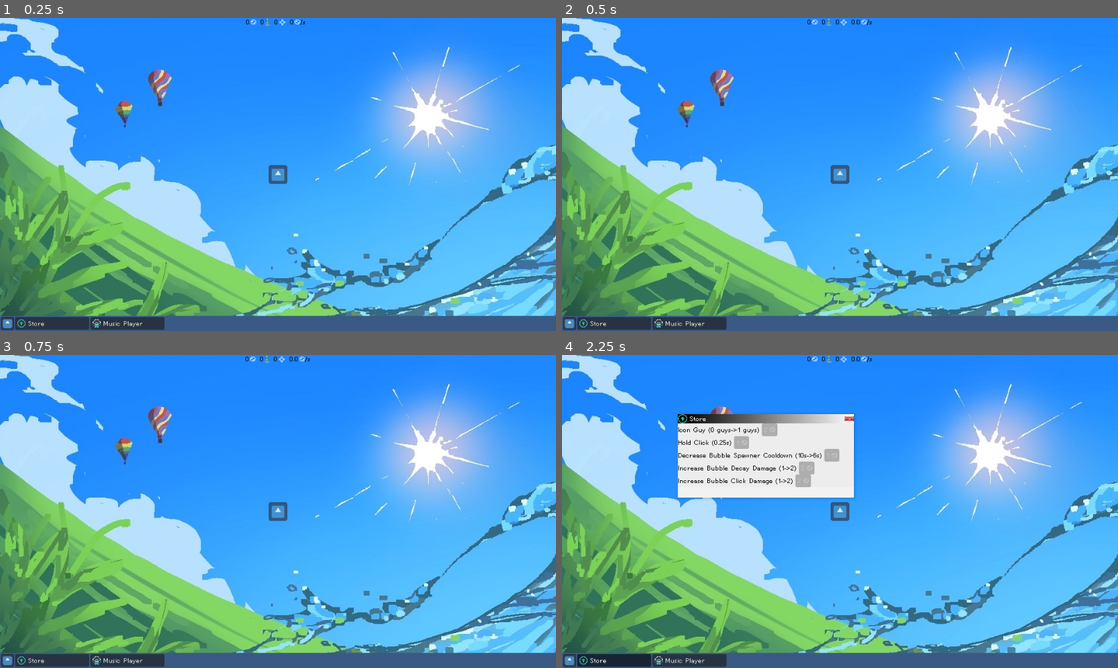
Above: before the commit, frames 1-4 (two rows, left to right).
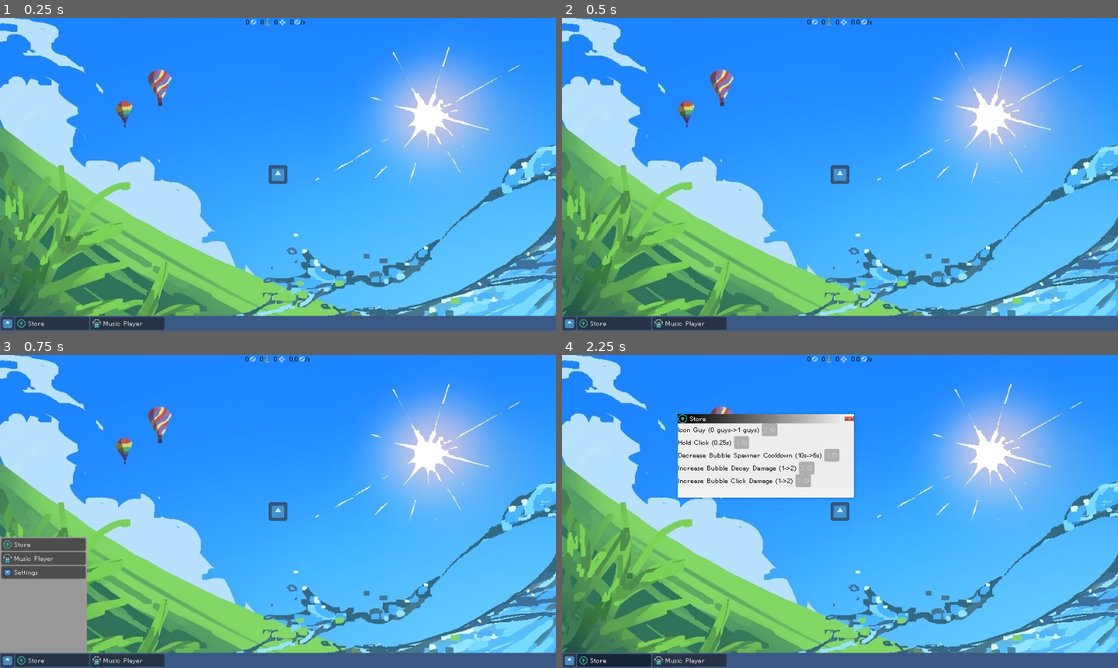
Above: after the commit, the same moments.

Repository: Kipuru/incremental-game
Game: Godot game, scene res://Game/Root/main_game.tscn
The game is run twice, just before and just after one commit, with the same random seed, the same clock (stepped at 60 frames per second) and the same inputs. The engine's default icon, where the game draws it, is replaced by a stand-in: a white triangle on a blue panel in a dark square.
Inputs (mouse positions are in pixels of both pictures, inside the frame that each line leads up to):
- Up to frame 1 (0.25 s): no input
- Up to frame 2 (0.5 s): no input
- Up to frame 3 (0.75 s): click (5, 661) at 0.52 s
- Up to frame 4 (2.25 s): click (567, 661) at 1.27 s; click "Store" at 2 s

Frames 1-2 are identical in both runs. In frame 3, 5.8% of the frame differs, in the area x 0-16%, y 58-96%; in frame 4, nothing differs.

Commit message:
Add launcher scene

Diff:
--- a/Game/Root/main_game.tscn
+++ b/Game/Root/main_game.tscn
@@ -6,12 +6,13 @@
 [ext_resource type="PackedScene" uid="uid://do42kuyyeioyq" path="res://Game/Gameplay/bubble_spawner.tscn" id="4_yboij"]
 [ext_resource type="Script" uid="uid://dewqnicnf7cl2" path="res://Game/Root/bubbles.gd" id="5_nrt6e"]
 [ext_resource type="PackedScene" uid="uid://ccdqkc2ixgwur" path="res://Game/Windows/window.tscn" id="5_ruc4l"]
-[ext_resource type="PackedScene" uid="uid://rvnyestc2j4k" path="res://Game/UI/Taskbar/taskbar.tscn" id="6_nqh8o"]
+[ext_resource type="PackedScene" uid="uid://rvnyestc2j4k" path="res://Game/UI/Overlay/taskbar.tscn" id="6_nqh8o"]
 [ext_resource type="Theme" uid="uid://bemb8kxvmmngc" path="res://Themes/currency_display_theme.tres" id="7_u8lh5"]
 [ext_resource type="Script" uid="uid://c7858gva6v2da" path="res://Game/UI/currency_display.gd" id="8_7ksg5"]
 [ext_resource type="Texture2D" uid="uid://cari3pi0stwmv" path="res://Assets/Icons/bubble_trim.PNG" id="10_nrt6e"]
 [ext_resource type="Texture2D" uid="uid://dcdkwilpews08" path="res://Assets/Icons/icon_guy.png" id="11_3tx73"]
 [ext_resource type="Texture2D" uid="uid://cweqr10npopto" path="res://Assets/Icons/sparkle_TEMP.png" id="12_7ksg5"]
+[ext_resource type="PackedScene" uid="uid://c7d4r128oft8w" path="res://Game/UI/Overlay/launcher.tscn" id="13_u8lh5"]
 
 [sub_resource type="Gradient" id="Gradient_ohkr6"]
 
@@ -191,8 +192,13 @@
 text = "/s"
 horizontal_alignment = 2
 
-[node name="Taskbar" parent="Overlay" node_paths=PackedStringArray("windows") instance=ExtResource("6_nqh8o")]
+[node name="Taskbar" parent="Overlay" node_paths=PackedStringArray("windows", "launcher") instance=ExtResource("6_nqh8o")]
 offset_top = -26.0
 windows = [NodePath("../../Windows/StoreWindow"), NodePath("../../Windows/MusicPlayerWindow")]
+launcher = NodePath("../Launcher")
+
+[node name="Launcher" parent="Overlay" node_paths=PackedStringArray("windows", "taskbar") instance=ExtResource("13_u8lh5")]
+windows = NodePath("../../Windows")
+taskbar = NodePath("../Taskbar")
 
 [connection signal="timeout" from="Underlay/Water/Timer" to="Underlay/Water" method="_on_timer_timeout"]
--- /dev/null
+++ b/Game/UI/Overlay/launcher.gd
@@ -0,0 +1,20 @@
+class_name Launcher extends PanelContainer
+
+@export var windows: Node2D
+@export var taskbar: Taskbar
+
+func _ready() -> void:
+	assert(windows and taskbar)
+	visible = false
+
+func _on_store_pressed() -> void:
+	pass
+
+func _on_music_player_pressed() -> void:
+	pass
+
+func _on_settings_pressed() -> void:
+	pass
+
+func _add_or_show_window():
+	pass
--- /dev/null
+++ b/Game/UI/Overlay/launcher.tscn
@@ -0,0 +1,54 @@
+[gd_scene load_steps=6 format=3 uid="uid://c7d4r128oft8w"]
+
+[ext_resource type="Theme" uid="uid://ddvv3gpc3pgc2" path="res://Themes/launcher.tres" id="1_6fm8v"]
+[ext_resource type="Script" uid="uid://mxlnw3kbtag0" path="res://Game/UI/Overlay/launcher.gd" id="2_kfv1q"]
+[ext_resource type="Texture2D" uid="uid://dv0l1mpllt0un" path="res://Assets/Icons/up-arrow.png" id="2_wtog6"]
+[ext_resource type="Texture2D" uid="uid://dvy1d2j4t6lrf" path="res://Assets/Icons/IMG_9938.PNG" id="3_w5gp8"]
+[ext_resource type="Texture2D" uid="uid://b21msh4k62j8q" path="res://Assets/Icons/icon.svg" id="4_jlp4s"]
+
+[node name="Launcher" type="PanelContainer"]
+anchors_preset = 2
+anchor_top = 1.0
+anchor_bottom = 1.0
+offset_top = -226.0
+offset_right = 150.0
+offset_bottom = -26.0
+grow_vertical = 0
+theme = ExtResource("1_6fm8v")
+script = ExtResource("2_kfv1q")
+
+[node name="MarginContainer" type="MarginContainer" parent="."]
+layout_mode = 2
+theme_override_constants/margin_left = 2
+theme_override_constants/margin_top = 2
+theme_override_constants/margin_right = 2
+theme_override_constants/margin_bottom = 2
+
+[node name="Items" type="VBoxContainer" parent="MarginContainer"]
+layout_mode = 2
+theme_override_constants/separation = 2
+
+[node name="Store" type="Button" parent="MarginContainer/Items"]
+layout_mode = 2
+text = "Store"
+icon = ExtResource("2_wtog6")
+alignment = 0
+expand_icon = true
+
+[node name="Music Player" type="Button" parent="MarginContainer/Items"]
+layout_mode = 2
+text = "Music Player"
+icon = ExtResource("3_w5gp8")
+alignment = 0
+expand_icon = true
+
+[node name="Settings" type="Button" parent="MarginContainer/Items"]
+layout_mode = 2
+text = "Settings"
+icon = ExtResource("4_jlp4s")
+alignment = 0
+expand_icon = true
+
+[connection signal="pressed" from="MarginContainer/Items/Store" to="." method="_on_store_pressed"]
+[connection signal="pressed" from="MarginContainer/Items/Music Player" to="." method="_on_music_player_pressed"]
+[connection signal="pressed" from="MarginContainer/Items/Settings" to="." method="_on_settings_pressed"]
--- /dev/null
+++ b/Game/UI/Overlay/taskbar.gd
@@ -0,0 +1,27 @@
+class_name Taskbar extends PanelContainer
+
+const item_scene = preload("uid://bpup7sctor3jd")
+
+@export var windows: Array[GameWindow]
+@export var launcher: Launcher
+
+@onready var items: Control = %Items
+@onready var launcher_button: TextureButton = %LauncherButton
+
+func _ready() -> void:
+	assert(windows and launcher)
+	assert(item_scene.can_instantiate())
+
+	launcher_button.pressed.connect(
+		func():
+			launcher.visible = not launcher.visible
+	)
+
+	for window in windows:
+		var item = item_scene.instantiate()
+		assert(item is TaskbarItem)
+
+		item.window = window
+		item.init()
+
+		items.add_child(item)
--- a/Game/UI/Taskbar/taskbar.tscn
+++ b/Game/UI/Overlay/taskbar.tscn
@@ -1,6 +1,6 @@
 [gd_scene load_steps=4 format=3 uid="uid://rvnyestc2j4k"]
 
-[ext_resource type="Script" uid="uid://c7oaoeuu4uo4g" path="res://Game/UI/Taskbar/taskbar.gd" id="1_00r8f"]
+[ext_resource type="Script" uid="uid://c7oaoeuu4uo4g" path="res://Game/UI/Overlay/taskbar.gd" id="1_00r8f"]
 [ext_resource type="Theme" uid="uid://e8ksd3con0sa" path="res://Themes/taskbar_theme.tres" id="1_wx635"]
 [ext_resource type="Texture2D" uid="uid://b21msh4k62j8q" path="res://Assets/Icons/icon.svg" id="3_wkpgv"]
 
@@ -32,7 +32,8 @@
 layout_mode = 2
 theme_override_constants/separation = 2
 
-[node name="Apps" type="TextureButton" parent="MarginContainer/Items"]
+[node name="LauncherButton" type="TextureButton" parent="MarginContainer/Items"]
+unique_name_in_owner = true
 custom_minimum_size = Vector2(22, 22)
 layout_mode = 2
 texture_normal = ExtResource("3_wkpgv")
--- a/Game/UI/Taskbar/taskbar_item.tscn
+++ b/Game/UI/Overlay/taskbar_item.tscn
@@ -1,6 +1,6 @@
 [gd_scene load_steps=3 format=3 uid="uid://bpup7sctor3jd"]
 
-[ext_resource type="Script" uid="uid://c7ckkhvjteemi" path="res://Game/UI/Taskbar/taskbar_item.gd" id="1_y57pp"]
+[ext_resource type="Script" uid="uid://c7ckkhvjteemi" path="res://Game/UI/Overlay/taskbar_item.gd" id="1_y57pp"]
 [ext_resource type="Texture2D" uid="uid://b21msh4k62j8q" path="res://Assets/Icons/icon.svg" id="2_0sxjw"]
 
 [node name="TaskbarItem" type="Button"]
--- a/Game/UI/Taskbar/taskbar.gd
+++ /dev/null
@@ -1,18 +0,0 @@
-extends PanelContainer
-
-const item_scene = preload("res://Game/UI/Taskbar/taskbar_item.tscn")
-
-@export var windows: Array[Node2D]
-@onready var items: Control = %Items
-
-func _ready() -> void:
-	assert(item_scene.can_instantiate())
-
-	for window in windows:
-		var item = item_scene.instantiate()
-		assert(item is TaskbarItem)
-
-		item.window = window
-		item.init()
-
-		items.add_child(item)
--- /dev/null
+++ b/Themes/launcher.tres
@@ -0,0 +1,13 @@
+[gd_resource type="Theme" load_steps=4 format=3 uid="uid://ddvv3gpc3pgc2"]
+
+[ext_resource type="FontFile" uid="uid://dqmmoferdi10i" path="res://Assets/Fonts/HelvetiPixel.ttf" id="1_224wb"]
+
+[sub_resource type="StyleBoxEmpty" id="StyleBoxEmpty_88c13"]
+
+[sub_resource type="StyleBoxFlat" id="StyleBoxFlat_p73f3"]
+
+[resource]
+Button/font_sizes/font_size = 16
+Button/fonts/font = ExtResource("1_224wb")
+Button/styles/focus = SubResource("StyleBoxEmpty_88c13")
+PanelContainer/styles/panel = SubResource("StyleBoxFlat_p73f3")
Not shown: 1 places in Game/Root/main_game.tscn that only renumber resources
Not shown, added: Game/UI/Overlay/launcher.gd.uid
Renamed: Game/UI/Taskbar/taskbar.gd.uid -> Game/UI/Overlay/taskbar.gd.uid
Renamed: Game/UI/Taskbar/taskbar_item.gd -> Game/UI/Overlay/taskbar_item.gd
Renamed: Game/UI/Taskbar/taskbar_item.gd.uid -> Game/UI/Overlay/taskbar_item.gd.uid
